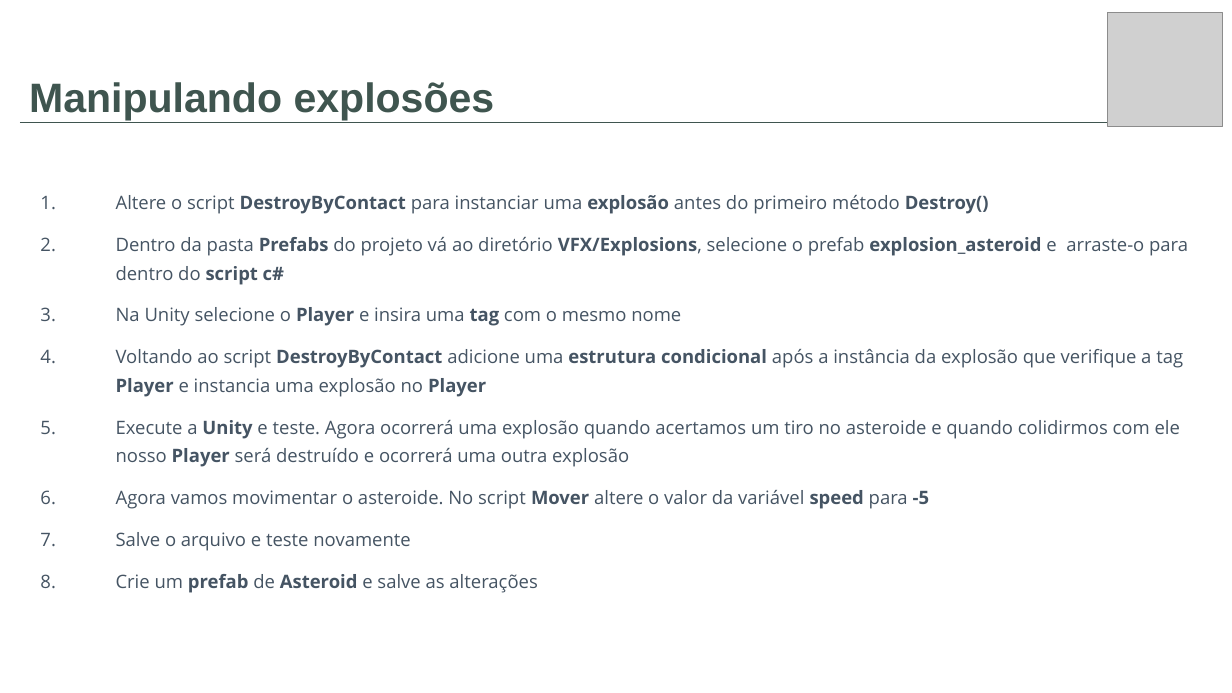
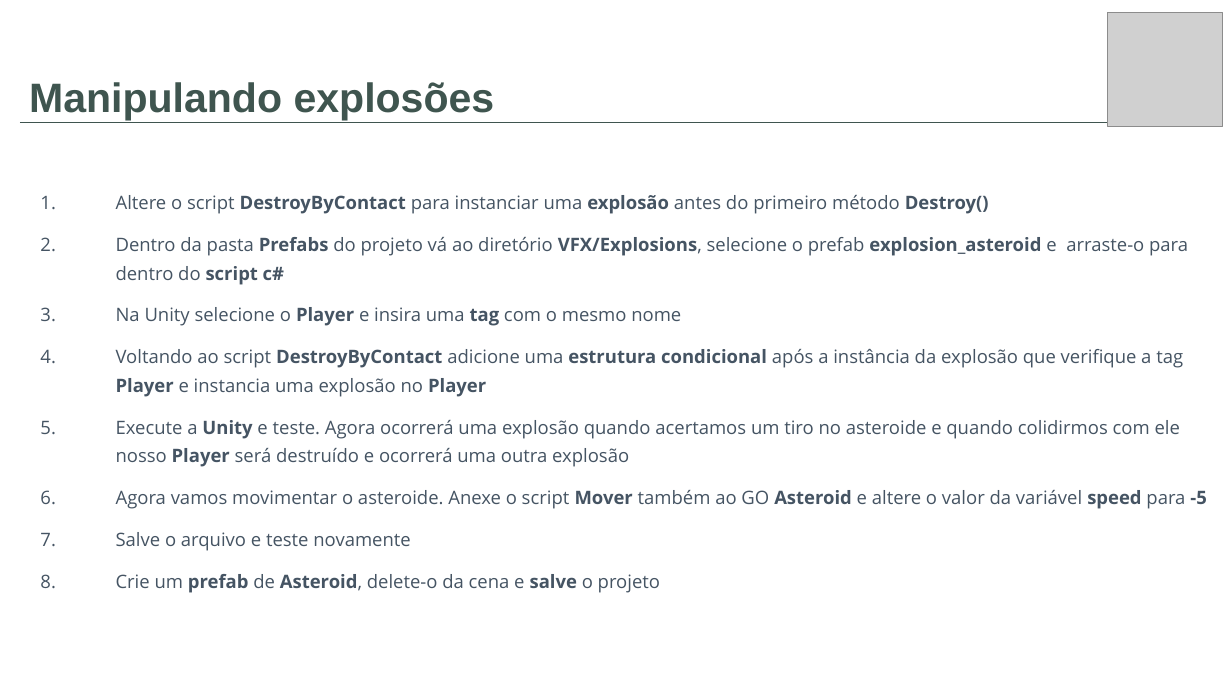
Before and after one commit to dfilitto/jogosdigitais, a slide deck: slide 27 of Repasse Educor/Dia 02 - Primeiro jogo/01 - SpaceShooter.pptx. Drawn at 1232x693 pixels with LibreOffice and Linux fonts; fonts in the diff are those of the drawing; grey boxes stand for pictures. Boxes give left, top, right and bottom in pixels: in the first picture for what was removed or moved away, otherwise in the second. Text is boxed around its words. In the diff, an @@ line names an element or a change of style, - is before the commit and + after.

```diff
--- a/Repasse Educor/Dia 02 - Primeiro jogo/01 - SpaceShooter.pptx
+++ b/Repasse Educor/Dia 02 - Primeiro jogo/01 - SpaceShooter.pptx
@@ text at [116,490,1206,509]: text changed @@
-6. Agora vamos movimentar o asteroide. No script Mover altere o valor da variável speed para -5
+6. Agora vamos movimentar o asteroide. Anexe o script Mover também ao GO Asteroid e altere o valor da variável speed para -5
@@ text at [116,574,660,593]: text changed @@
-8. Crie um prefab de Asteroid e salve as alterações
+8. Crie um prefab de Asteroid, delete-o da cena e salve o projeto
```
Also in this commit, not shown: 2 other slides changed.
